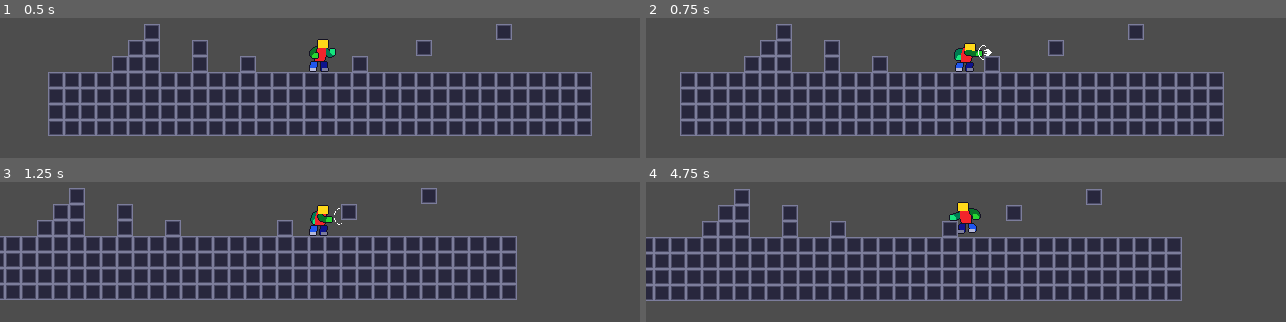
Above: before the commit, frames 1-4 (two rows, left to right).
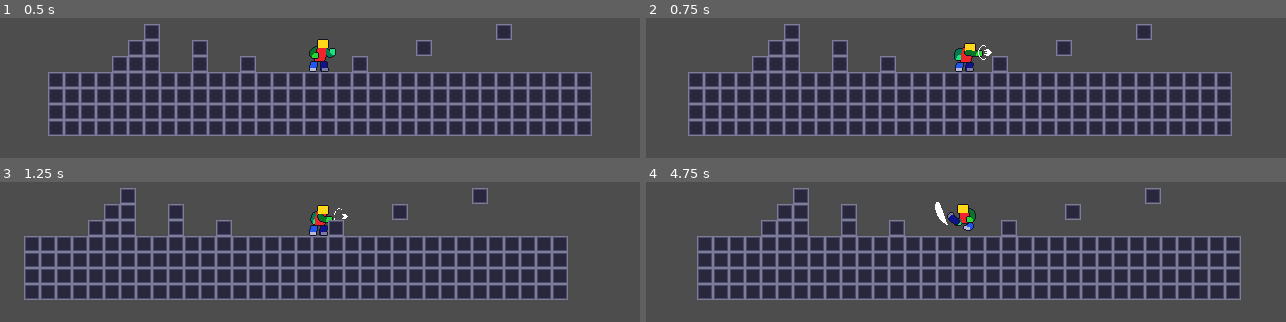
Above: after the commit, the same moments.

Repository: HouseMouse2610/Fists-On-Bots---Repository
Game: Godot game, scene res://Scenes/Environment/node_2d.tscn
Same seed, same stepped clock (60 frames per second), same inputs: the game is played once before the commit and once after it.
Inputs (mouse positions are in pixels of both pictures, inside the frame that each line leads up to):
- Up to frame 1 (0.5 s): no input
- Up to frame 2 (0.75 s): move the mouse to (1106, 29) at 0.52 s; press the mouse at (1106, 29) at 0.53 s; hold D (Right) from 0.53 s (still down)
- Up to frame 3 (1.25 s): keep holding D (Right); tap Space (Jump) at 0.77 s
- Up to frame 4 (4.75 s): move the mouse to (838, 229) at 1.27 s; release the mouse at (838, 229) at 1.28 s; click (838, 229) at 1.35 s; tap Space (Jump) at 1.52, 3.02, 3.77, 4.52 s; move the mouse to (outside the picture) at 2.02 s; release D (Right) at 2.03 s; press the mouse at (outside the picture) at 2.03 s; hold A (Left) 2.03-2.78 s; move the mouse to (934, 282) at 2.77 s; release the mouse at (934, 282) at 2.78 s; hold D (Right) 2.78-4.28 s; click (934, 282) at 2.85 s; move the mouse to (1158, 264) at 3.52 s; press the mouse at (1158, 264) at 3.53 s; move the mouse to (outside the picture) at 4.27 s; release the mouse at (outside the picture) at 4.28 s; hold A (Left) from 4.28 s (still down); click (outside the picture) at 4.35 s

Frame 1 is identical in both runs. In frame 2, 20% of the frame differs, in the area x 5-92%, y 4-85%; in frame 3, 22%; in frame 4, 35%, in the area x 0-93%, y 4-85%.

Commit message:
Sistema de Ataque Concluído!
Eu não consegui terminar tudo na segunda feira, mas hoje eu estava de cabeça limpa, foi fácil de fazer até.

Diff:
--- a/Scripts/Player/animated_sprite_2d.gd
+++ b/Scripts/Player/animated_sprite_2d.gd
@@ -14,18 +14,15 @@
 	elif p.curret_state == p.state.FALL:
 		play("Fall")
 	elif p.curret_state == p.state.ATTACK:
-		#if not p.is_on_floor():
-			#play("Air Attack")
-			#combo = 1
-		if combo == 1: # el faltando pra ficar elif
-			play("Attack1")
-			#combo = 2
-		#elif combo == 2:
-			#play("Attack2")
-			#combo = 3
-		#elif combo == 3:
-			#play("Attack3")
-			#combo = 1
+		if not p.is_on_floor():
+			play("Air Attack")
+		if p.is_on_floor():
+			if combo == 1:
+				play("Attack1")
+			elif combo == 2:
+				play("Attack2")
+			elif combo == 3:
+				play("Attack3")
 
 
 	if p.direction != 0:
@@ -33,4 +30,9 @@
 
 
 func _on_animation_finished() -> void:
-	pass
+	if p.curret_state == p.state.ATTACK:
+		if combo == 3:
+			combo = 1
+		else:
+			combo += 1
+		p.curret_state = p.state.IDLE
--- a/Scripts/Player/attack_area_2d.gd
+++ b/Scripts/Player/attack_area_2d.gd
@@ -1,13 +1,16 @@
 extends Area2D
-# o que tem que ter:
-# Segurar o botão faz atacar sem parar
-# Durante o ataque, não pode pular, e se move em x mais devagar
-# Quando terminar o ataque, vai pra IDLE
+
 @onready var p = $".."
 @onready var s = $"../AnimatedSprite2D"
 @onready var c = $CollisionShape2D
 
 func attack():
-	# tem que fazer o flip h do x
-	# tem que dizer quando c é disabled
-	pass
+	if p.direction > 0:
+		c.position.x = 12
+	elif p.direction < 0:
+		c.position.x = -12
+
+	if p.curret_state == p.state.ATTACK:
+		c.disabled = false
+	elif p.curret_state != p.state.ATTACK:
+		c.disabled = true
--- a/Scripts/Player/player.gd
+++ b/Scripts/Player/player.gd
@@ -12,6 +12,7 @@
 @export var jump_velocity : float = -250.0
 @export var gravity : float = 625.0
 @export var fall_mult : float = 2.0
+@export var can_attack_air : bool = true
 
 enum state{IDLE, WALK, JUMP, FALL, ATTACK}
 @export var curret_state = state.IDLE
@@ -21,6 +22,7 @@
 	change_state()
 	run_state(_delta)
 	sprite.update_sprite()
+	attack_area.attack()
 
 	move_and_slide()
 
@@ -41,24 +43,29 @@
 		state.ATTACK:
 			move_player_x(delta)
 			move_player_y(delta)
-			attack_area.attack()
 
 func change_state():
+	if curret_state != state.ATTACK:
+		if velocity.x == 0 and is_on_floor():
+			curret_state = state.IDLE
+		elif velocity.x != 0 and is_on_floor():
+			curret_state = state.WALK
+		elif velocity.y < 0 and not is_on_floor():
+			curret_state = state.JUMP
+		elif velocity.y > 0 and not is_on_floor():
+			curret_state = state.FALL
 	if Input.is_action_pressed("Attack"):
 		curret_state = state.ATTACK
-		return
-	elif velocity.x == 0 and is_on_floor():
-		curret_state = state.IDLE
-	elif velocity.x != 0 and is_on_floor():
-		curret_state = state.WALK
-	elif velocity.y < 0 and not is_on_floor():
-		curret_state = state.JUMP
-	elif velocity.y > 0 and not is_on_floor():
-		curret_state = state.FALL
 	return
 
 func move_player_x(delta):
-	if direction != 0:
+	if curret_state == state.ATTACK and is_on_floor():
+		velocity.x = move_toward(velocity.x,
+		((speed / 100) * 28) * direction,
+		aceleration * delta)
+		print(velocity.x)
+
+	elif direction != 0:
 		if velocity.x * direction < 0:
 			velocity.x = move_toward(velocity.x,
 			speed * direction,
@@ -67,16 +74,27 @@
 			velocity.x = move_toward(velocity.x,
 			speed * direction,
 			aceleration * delta)
+
 	elif direction == 0:
-		velocity.x = move_toward(velocity.x, 0, friction * delta)
+		velocity.x = move_toward(velocity.x,
+		0,
+		friction * delta)
 
 func move_player_y(delta):
+	if Input.is_action_just_pressed("Attack") and not is_on_floor():
+		if can_attack_air:
+			velocity.y = jump_velocity * 0.75
+			can_attack_air = false
+
 	if Input.is_action_just_pressed("Jump") and is_on_floor():
 		velocity.y = jump_velocity
 
 	if Input.is_action_just_released("Jump") and not is_on_floor() and velocity.y < 0:
 		velocity.y = fall_mult
 
+	if is_on_floor():
+		can_attack_air = true
+
 	if not is_on_floor():
 		if velocity.y > 0:
 			velocity.y += gravity * fall_mult * delta
